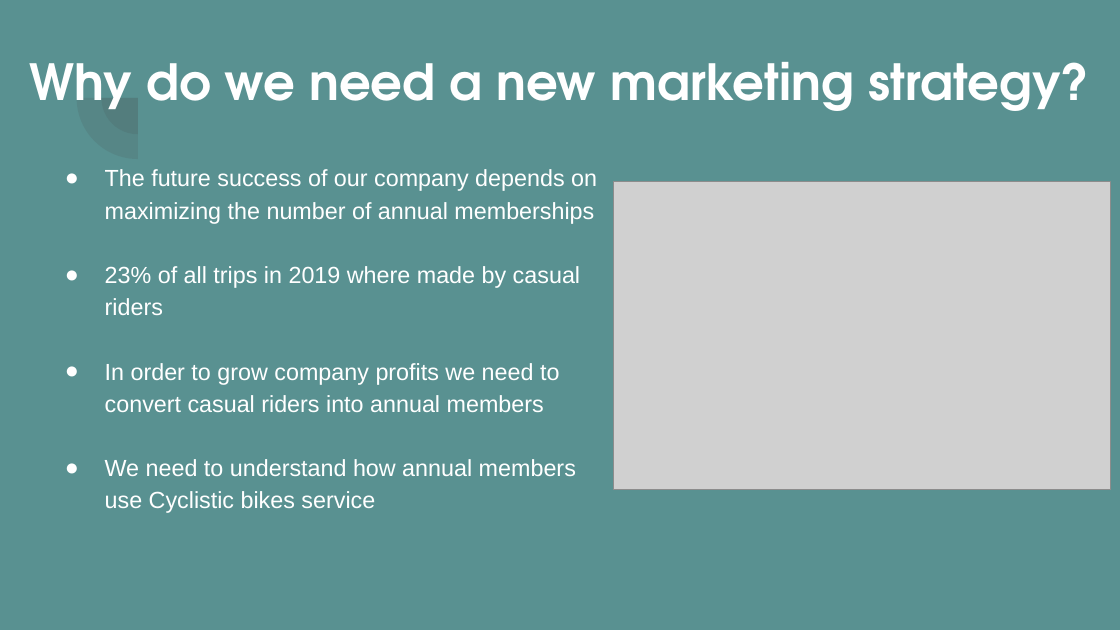
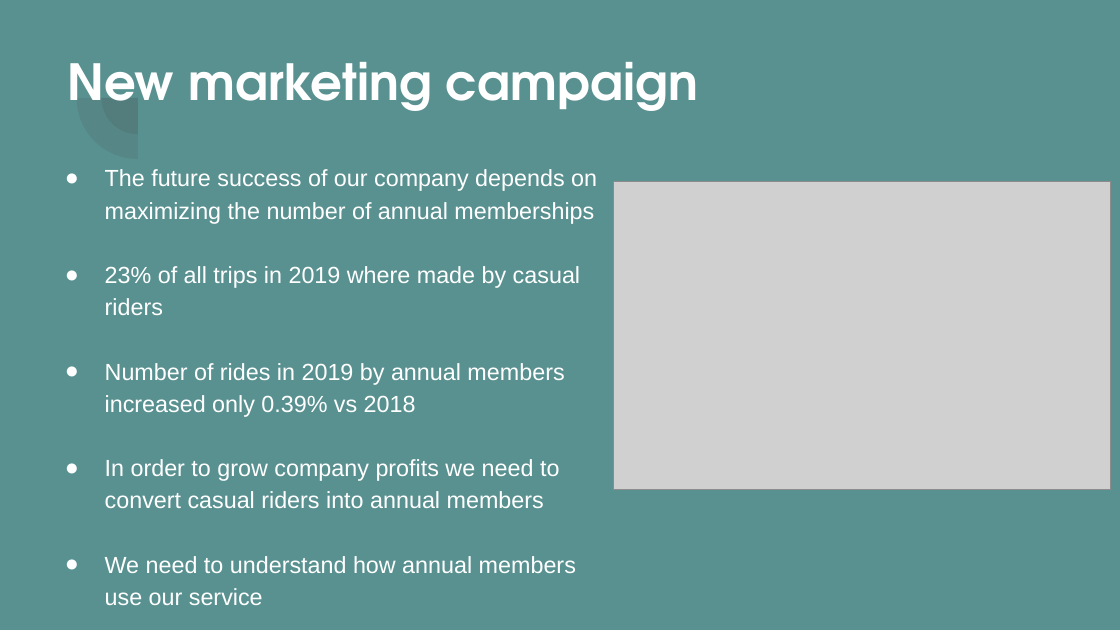
Before and after one commit to DSosinski/CyclisticAnalysis, a slide deck: slide 3 of Docs/Cyclistic Marketing Strategy 2020 - 2021.pptx. Drawn at 1120x630 pixels with LibreOffice and Linux fonts; fonts in the diff are those of the drawing; grey boxes stand for pictures. Boxes give left, top, right and bottom in pixels: in the first picture for what was removed or moved away, otherwise in the second. Text is boxed around its words. In the diff, an @@ line names an element or a change of style, - is before the commit and + after.

```diff
--- a/Docs/Cyclistic Marketing Strategy 2020 - 2021.pptx
+++ b/Docs/Cyclistic Marketing Strategy 2020 - 2021.pptx
@@ title at (67,62,698,111): text changed @@
-Why do we need a new marketing strategy?
+New marketing campaign
@@ text at (105,363,564,417): paragraph added @@
+● Number of rides in 2019 by annual members increased only 0.39% vs 2018
@@ text at (105,588,263,605): text changed @@
-use Cyclistic bikes service
+use our service
```
Also in this commit, not shown: 9 other slides changed, 1 slide added, 2 other files.
